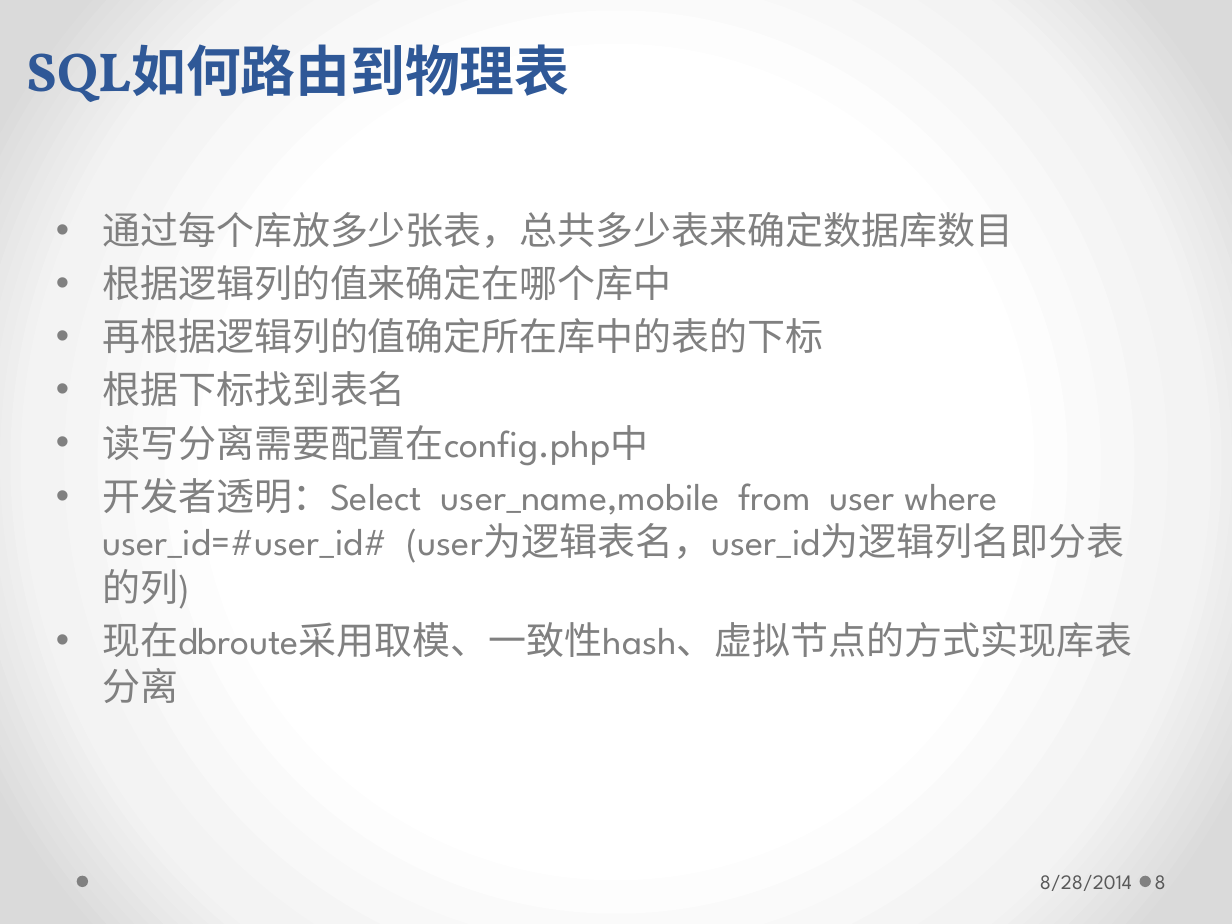
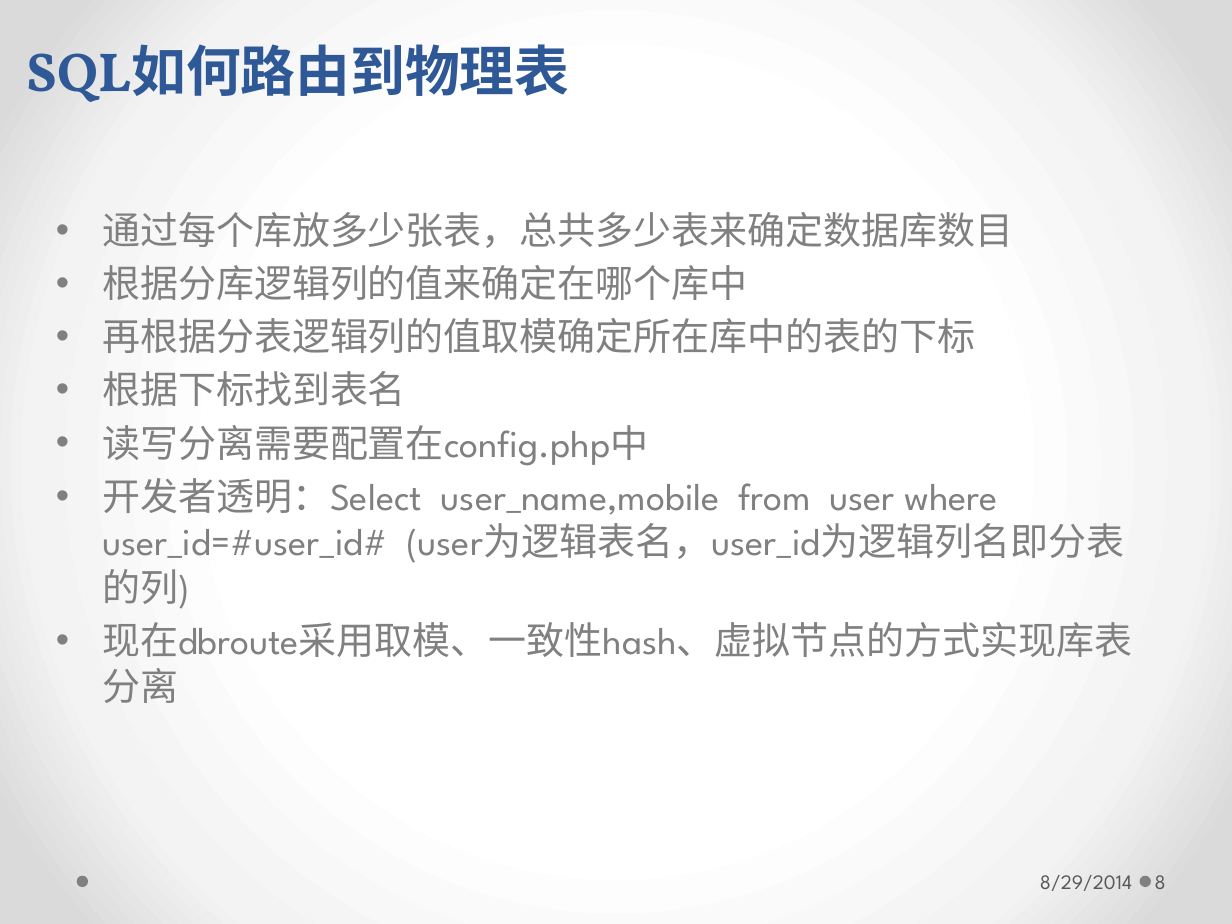
Before and after one commit to longhaisheng/dbroute, a slide deck: slide 8 of dbroute.pptx. Drawn at 1232x924 pixels with LibreOffice and Linux fonts; fonts in the diff are those of the drawing. Boxes give left, top, right and bottom in pixels: in the first picture for what was removed or moved away, otherwise in the second. Text is boxed around its words. In the diff, an @@ line names an element or a change of style, - is before the commit and + after.

```diff
--- a/dbroute.pptx
+++ b/dbroute.pptx
@@ text at (102, 265, 975, 353): text changed @@
-• 根据逻辑列的值来确定在哪个库中
-• 再根据逻辑列的值确定所在库中的表的下标
+• 根据分库逻辑列的值来确定在哪个库中
+• 再根据分表逻辑列的值取模确定所在库中的表的下标
@@ text at (1040, 875, 1132, 891): text changed @@
-8/28/2014
+8/29/2014
```
Also in this commit, not shown: 27 other slides changed, 1 slide added.
